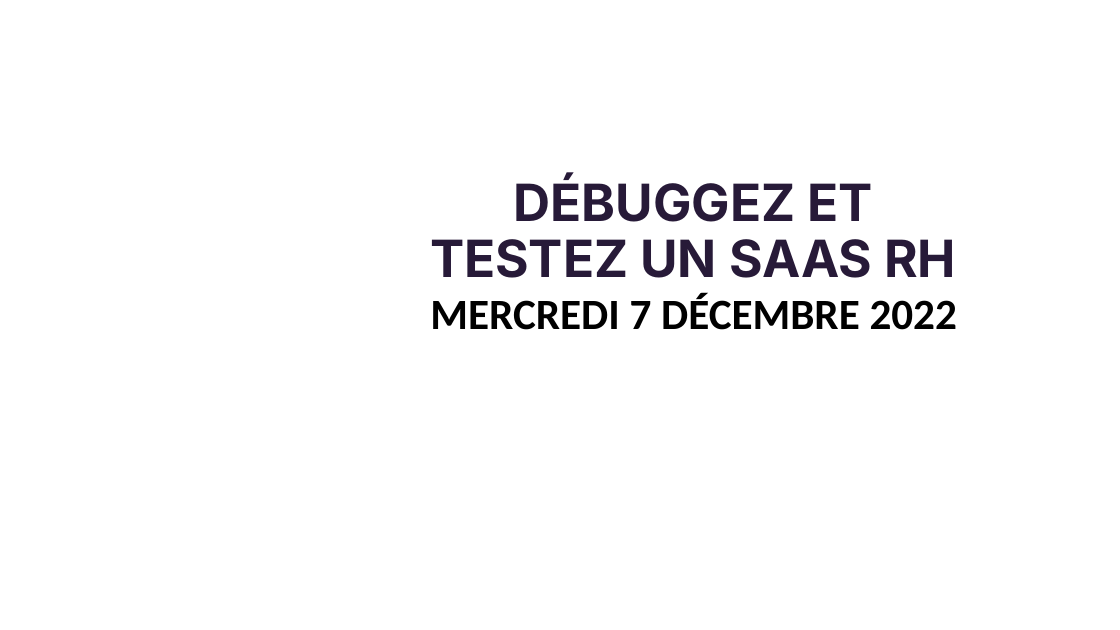
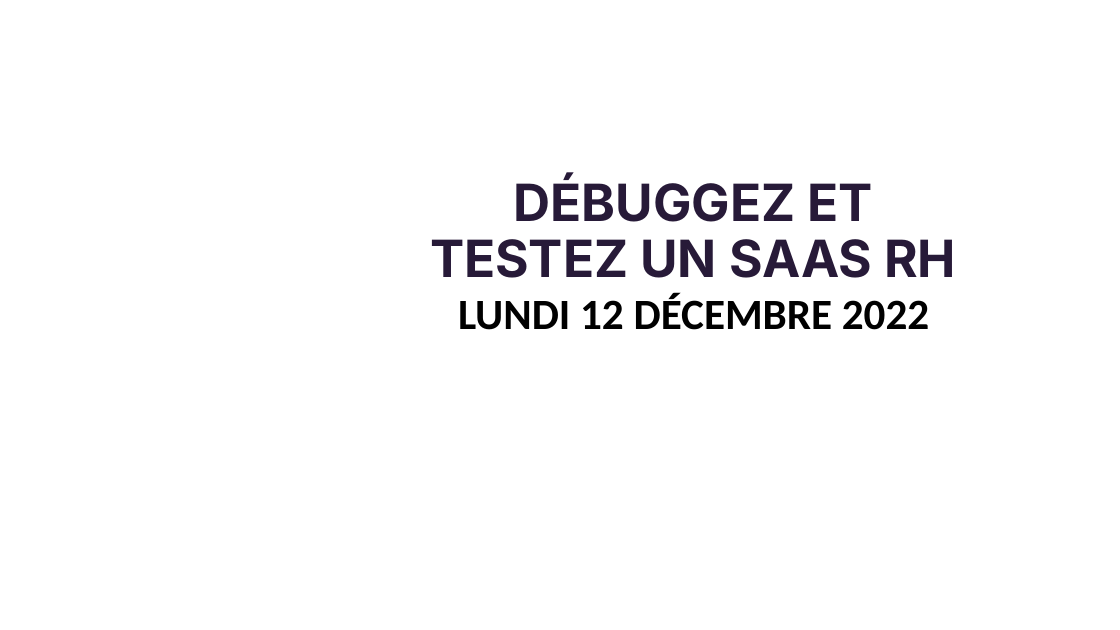
Before and after one commit to Kilian06/OPC-Projet-9, a slide deck: slide 1 of Rendu/Support Prez OPC 9.pptx. Drawn at 1120x630 pixels with LibreOffice and Linux fonts; fonts in the diff are those of the drawing; background and template pictures are left out. Boxes give left, top, right and bottom in pixels: in the first picture for what was removed or moved away, otherwise in the second. Text is boxed around its words. In the diff, an @@ line names an element or a change of style, - is before the commit and + after.

```diff
--- a/Rendu/Support Prez OPC 9.pptx
+++ b/Rendu/Support Prez OPC 9.pptx
@@ text at [458, 294, 929, 330]: text changed @@
-MERCREDI 7 DÉCEMBRE 2022
+LUNDI 12 DÉCEMBRE 2022
```
Also in this commit, not shown: 5 other slides changed, 8 other files.
